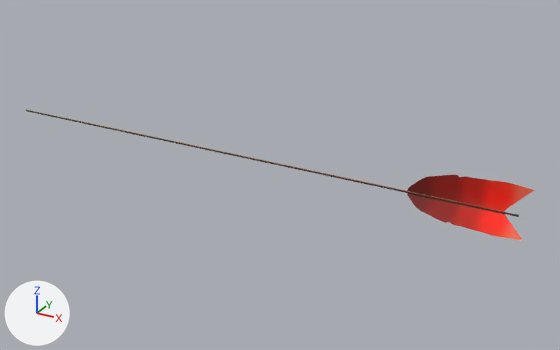
One commit to the FBX model Main_Game/Assets/ArtAssets/Chloe/Models/SM_RedArrow.fbx: the scene before it, then after it.
Rendered twice from a 50 mm camera at (0.141, -0.469, 0.227) aimed at (-0.121, 0.009, -0.012). Every picture has the same lights, and +X, +Y and +Z are marked at lower left. Where no turn or scale is listed for an object, it has been applied to the vertices.

Names of what the first picture shows: 'fletching', 'shaft'.
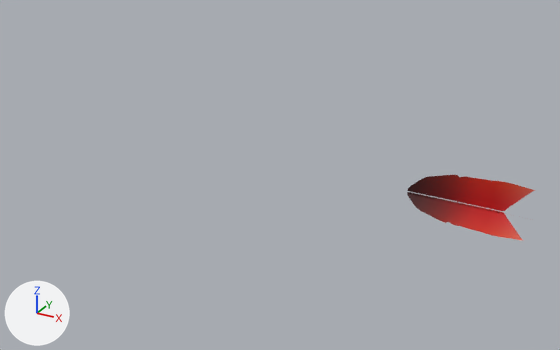
Commit message: Chloe - updated red

The change in detail:
me_mesh_002 has 432 vertices, 732 faces and spans x -0.0418..0.0418, y -0.018..0.0174, z -0.0088..0.0216.
me_mesh_002 is used by ob_fletching; location (0.0255, 0.0003, 0.0003).
me_mesh_002 part 1: texture (UV) coordinates of 732 of 732 faces, centred in x -0.0417..0.0411, y -0.0179..0.0172, z -0.0087..0.0215, changed; they spanned u 0.98..0.99, v 0.03..0.98 and now span u 0.72..0.74, v 0.03..0.98.
Object 'shaft' (ob_shaft) is deleted.

Boxes (x1, y1, x2, y2) around the edits, measured in the pictures (560 x 350 px):
'shaft', deleted
    before: (26, 110, 508, 214)
part 1 of me_mesh_002, surface changed
    both: (407, 175, 535, 240)
